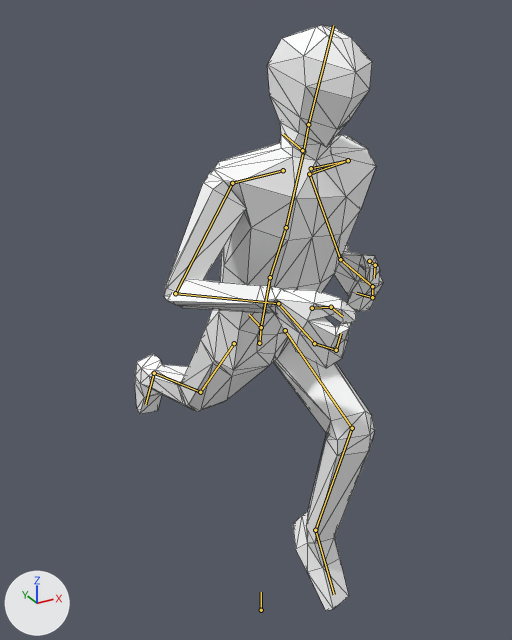
Two versions of the Blender file game/data/models/armature.blend, one commit apart.
Both versions are drawn from a camera (50 mm lens) standing at (-0.794, -1.411, 1.668) and looking at (0.021, 0.07, 0.927). The axes (+X, +Y, +Z) are drawn at lower left. The lights are the same throughout. Both versions are drawn at frame 17 of the action 'run-loop'; the numbers are the values there. The bones that bend it are drawn over the model as lines. Mesh edges are drawn as thin lines.

In view in the first picture: 'Male'.
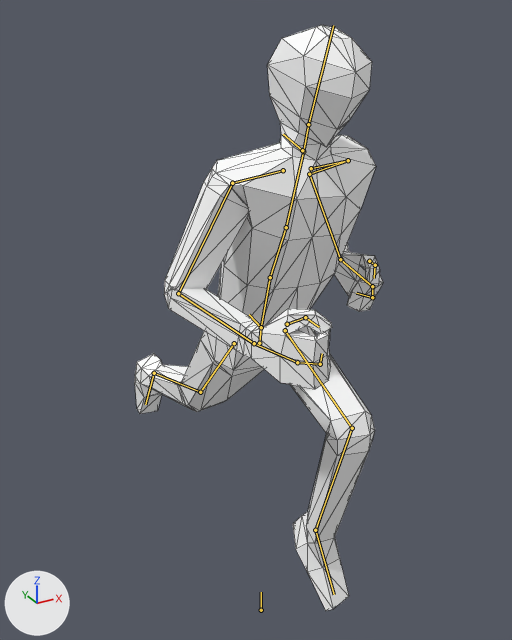
Where the change shows, as pixel boxes [x1, y1, x2, y2] in the pictures (512 x 640 px):
'Male', posed: [135, 25, 383, 611] in both
bone 'right_hand', root to tip: before (278, 303) to (314, 343); after (254, 343) to (297, 362)

The edits, one by one:
Bone 'right_hand' (bone_right_hand) turns from (33, -95, -25) to (-10, 6, 7) degrees about its own x, y and z.
Bone 'right_arm_ik_target-noexp' (bone_right_arm_ik_target_noexp) turns from (171, 35, -60) to (-65, 85, 42) degrees about its own x, y and z.
